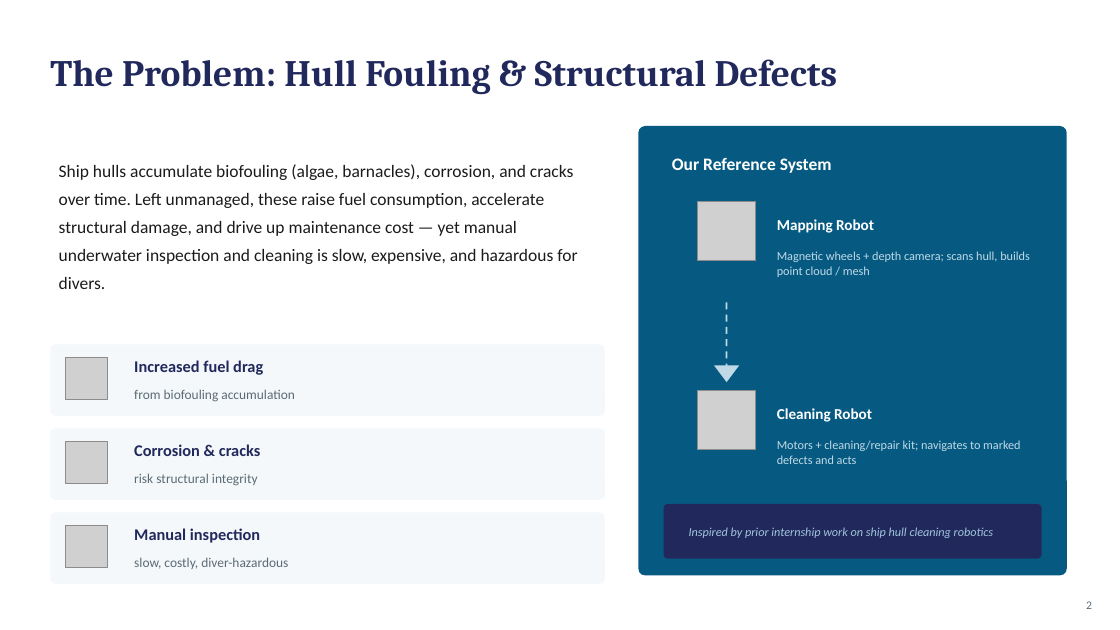
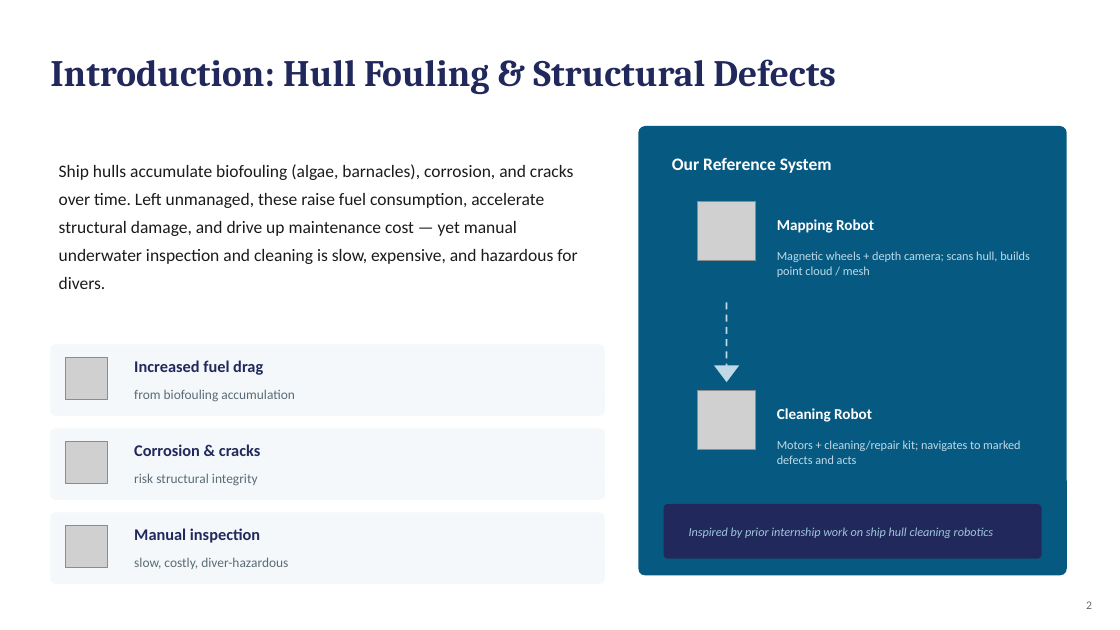
Before and after one commit to Pritish3110/HullSentinal, a slide deck: slide 2 of docs/Hull_Cleaning_Cognitive_Project.pptx. Drawn at 1120x630 pixels with LibreOffice and Linux fonts; fonts in the diff are those of the drawing; grey boxes stand for pictures. Boxes give left, top, right and bottom in pixels: in the first picture for what was removed or moved away, otherwise in the second. Text is boxed around its words. In the diff, an @@ line names an element or a change of style, - is before the commit and + after.

```diff
--- a/docs/Hull_Cleaning_Cognitive_Project.pptx
+++ b/docs/Hull_Cleaning_Cognitive_Project.pptx
@@ text at (x1=50, y1=59, x2=836, y2=94): text changed @@
-The Problem: Hull Fouling & Structural Defects
+Introduction: Hull Fouling & Structural Defects
```
Also in this commit, not shown: 8 other slides changed, 7 slides added, 12 other files.
